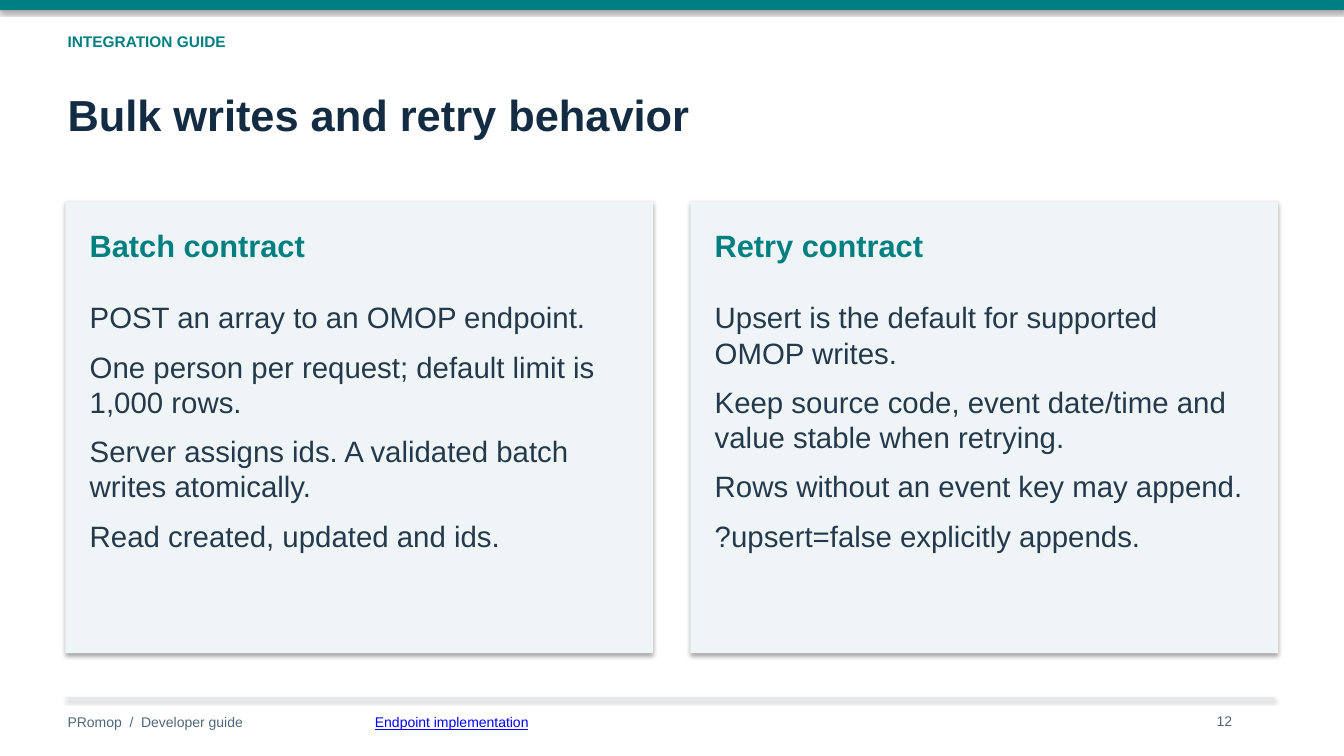
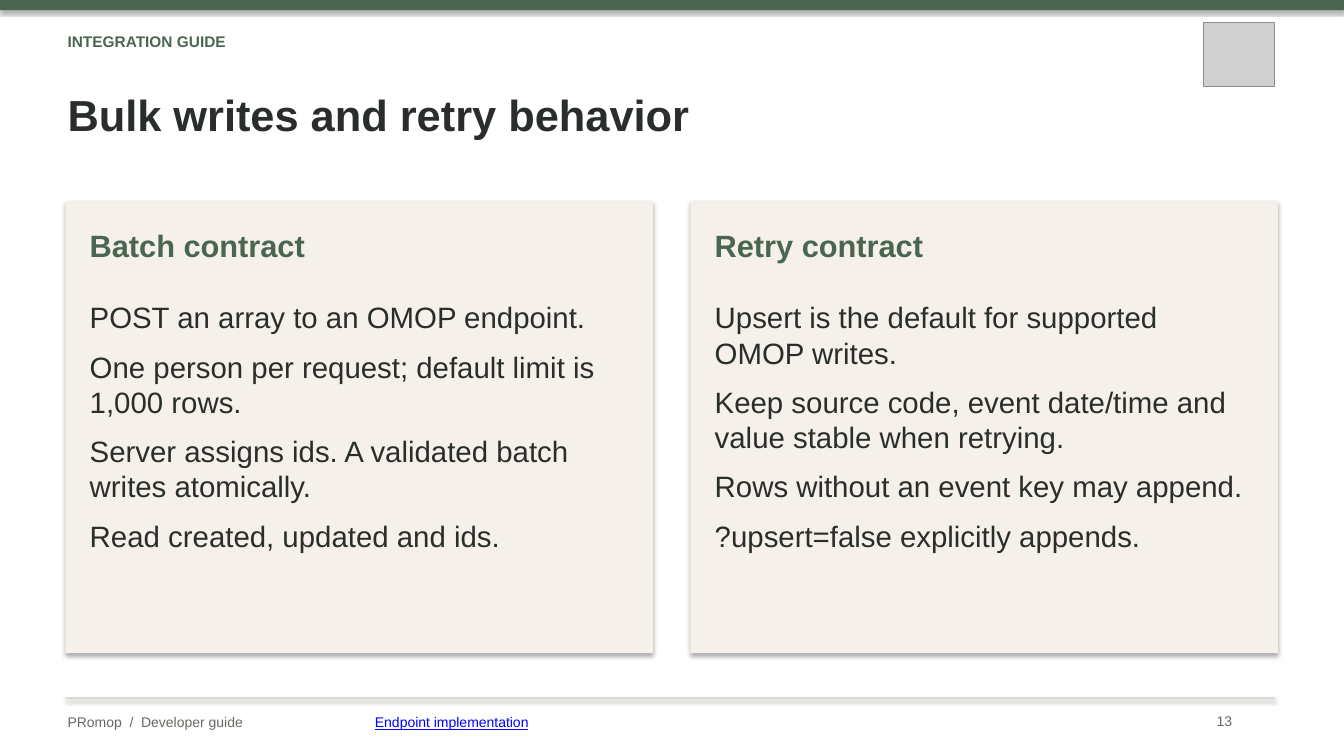
Before and after one commit to healthkey-ai/promop, a slide deck: slide 13 of PRomop_Developer_Guide.pptx (slide 12 before the commit). Drawn at 1344x756 pixels with LibreOffice and Linux fonts; fonts in the diff are those of the drawing; grey boxes stand for pictures. Boxes give left, top, right and bottom in pixels: in the first picture for what was removed or moved away, otherwise in the second. Text is boxed around its words. In the diff, an @@ line names an element or a change of style, - is before the commit and + after.

Commit message:
docs: refresh developer guide branding and architecture [skip ci]

```diff
--- a/PRomop_Developer_Guide.pptx
+++ b/PRomop_Developer_Guide.pptx
@@ rectangle at (0,0,1344,10): fill #007F80 to #4A6650 @@
@@ picture added at (1204,22,1274,87) @@
@@ text colour #007F80 to #4A6650 in 3 elements at (90,234,305,258), (715,236,923,263), (68,36,226,47) @@
@@ text "Bulk writes and retry behavior" at (68,99,689,139): text colour #142C43 to #2A2E2A @@
@@ rectangle at (66,202,653,653): fill #EFF5F7 to #F5F0EA @@
@@ rectangle at (691,202,1278,653): fill #EFF5F7 to #F5F0EA @@
@@ text "POST an array to an ..." at (90,306,594,553): text colour #24394B to #2A2E2A @@
@@ text "Upsert is the default for ..." at (715,306,1242,553): text colour #24394B to #2A2E2A @@
@@ text "PRomop / Developer guide" at (68,717,243,730): text colour #52677A to #656B63 @@
@@ rectangle at (66,698,1275,699): fill #D7E1E7 to #C9BFB0 @@
@@ text at (1217,716,1233,726): text changed; text colour #52677A to #656B63 @@
-12
+13
```
Also in this commit, not shown: 26 other slides changed, 3 slides added.
